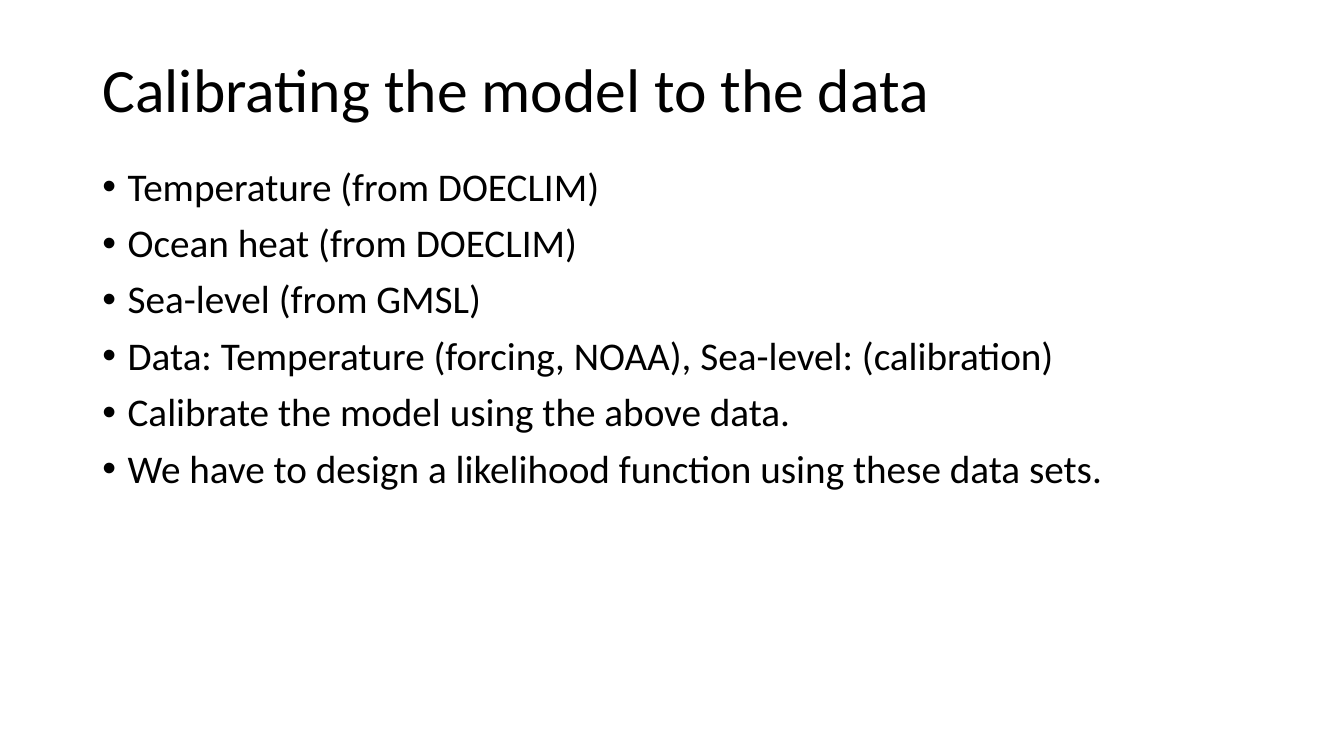
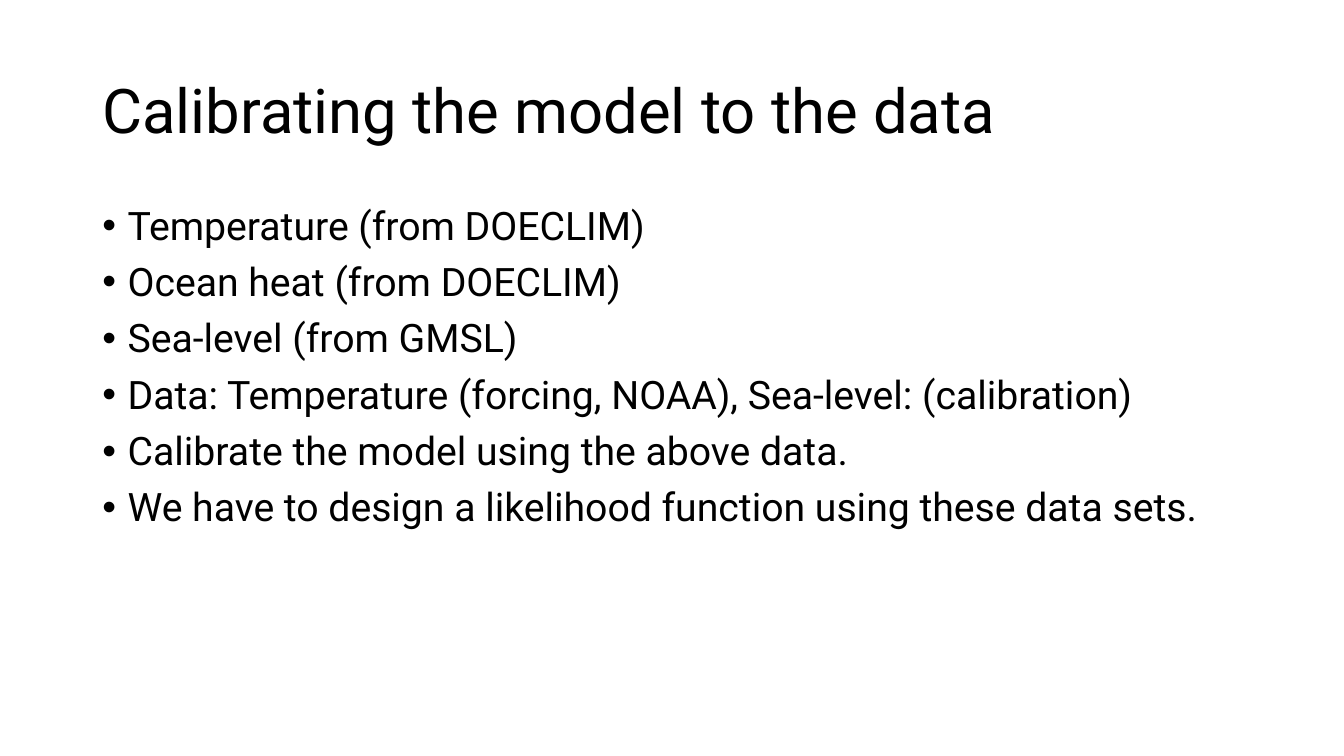
Before and after one commit to niharnandan/thesis, a slide deck: slide 8 of Mid Semester Presentation.pptx (slide 7 before the commit). Drawn at 1344x756 pixels with LibreOffice and Linux fonts; fonts in the diff are those of the drawing; background and template pictures are left out. Boxes give left, top, right and bottom in pixels: in the first picture for what was removed or moved away, otherwise in the second. Text is boxed around its words. In the diff, an @@ line names an element or a change of style, - is before the commit and + after.

```diff
--- a/Mid Semester Presentation.pptx
+++ b/Mid Semester Presentation.pptx
@@ title "Calibrating the model to the ..." at (102,86,995,146): font Calibri to Roboto @@
@@ text "Temperature (from DOECLIM)" at (128,208,1197,529): font Calibri to Roboto @@
@@ text "Temperature (from DOECLIM)": place and size @@
-text "Temperature (from DOECLIM)" at (128,172,1102,490)
+text "Temperature (from DOECLIM)" at (128,208,1197,529)
```
Also in this commit, not shown: 15 other slides changed, 2 slides added.
